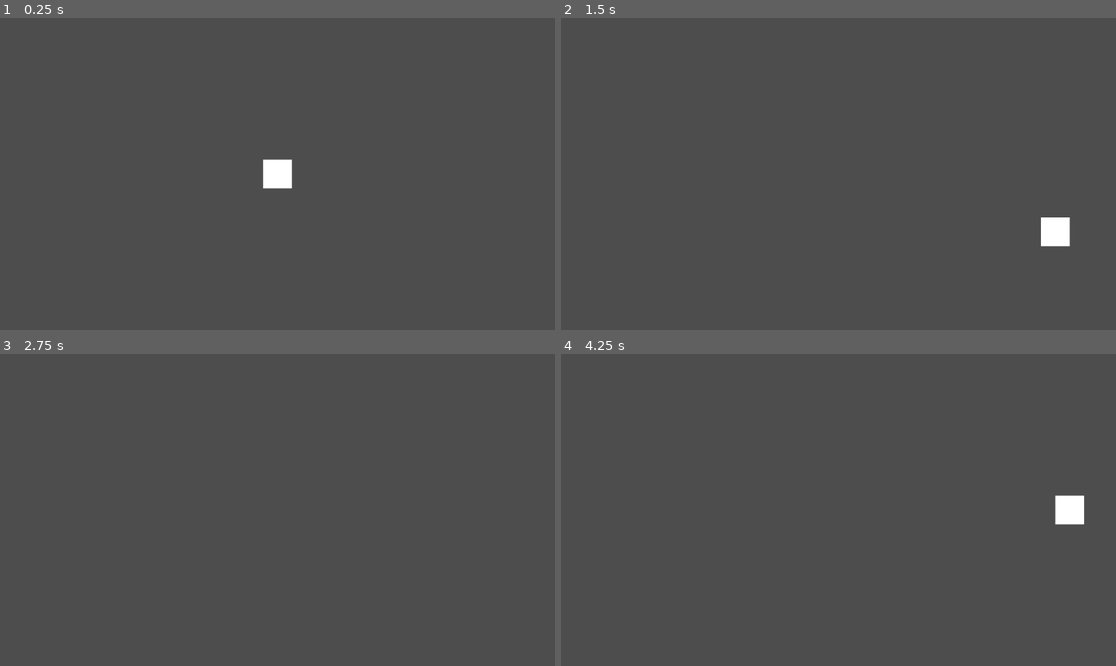
Above: before the commit, frames 1-4 (two rows, left to right).
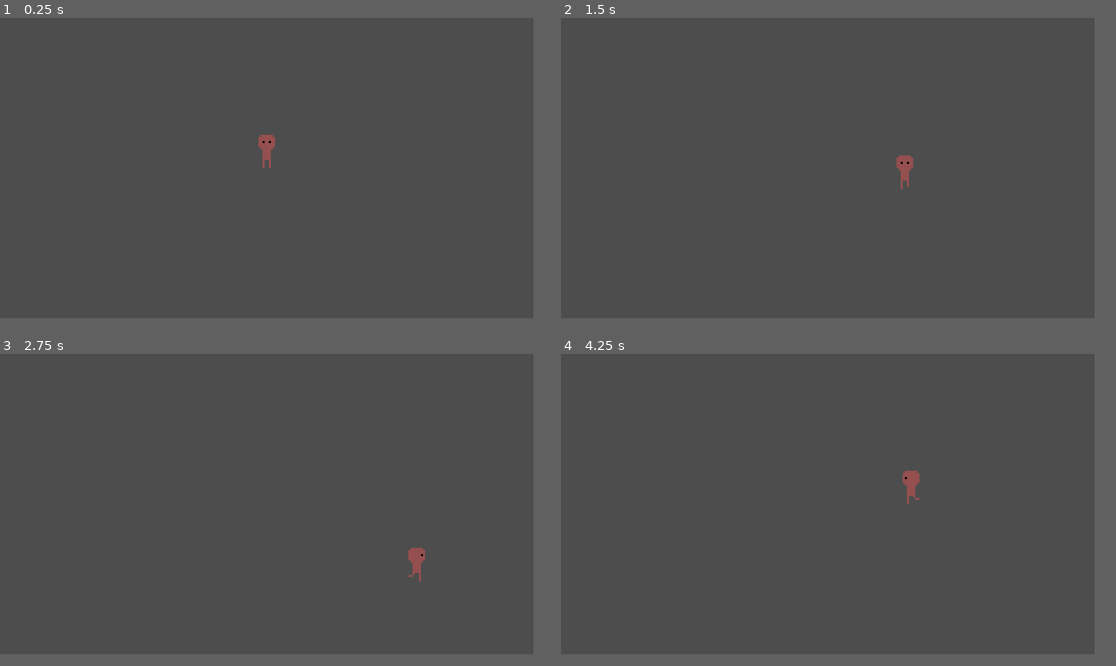
Above: after the commit, the same moments.

Repository: HarryDCheese/team-first-game
Game: Godot game, scene res://scene/world/main.tscn
The game is run twice, just before and just after one commit, with the same random seed, the same clock (stepped at 60 frames per second) and the same inputs. The project has no main scene, so this scene is started directly.
Inputs:
- Up to frame 1 (0.25 s): no input
- Up to frame 2 (1.5 s): tap Enter at 0.5 s; hold Right (move_right, bound only before the commit) 0.53-1.28 s; hold Down (move_down, bound only before the commit) from 1.28 s (still down)
- Up to frame 3 (2.75 s): release Down (move_down, bound only before the commit) at 2.03 s; hold Right (move_right, bound only before the commit) from 2.03 s (still down)
- Up to frame 4 (4.25 s): release Right (move_right, bound only before the commit) at 2.78 s; hold Up (move_up, bound only before the commit) 2.78-3.53 s; hold A (move_left, bound only before the commit) from 3.53 s (still down)
In our replay, the window is 799x449 before the commit and 768x432 after it. These sizes can differ from the game's own. Grey fills any space a smaller window leaves; there, only what the larger window draws over its background counts as a difference.

The runs differ from the first frame. In frame 1, 0.7% of the frame differs, in the area x 46-53%, y 37-55%; in frame 2, 0.7%; in frame 3, 0.2%; in frame 4, 0.7%, in the area x 61-95%, y 37-55%.

Commit message:
Adding Movement Animation and Improve Script
Adding placeholder animation
Changing window size
Streamlining script code
Changing input's name in Project Setting

Diff:
--- a/project.godot
+++ b/project.godot
@@ -14,29 +14,40 @@
 config/features=PackedStringArray("4.5", "Forward Plus")
 config/icon="res://icon.svg"
 
+[display]
+
+window/size/viewport_width=256
+window/size/viewport_height=144
+window/stretch/mode="viewport"
+window/stretch/aspect="expand"
+
 [input]
 
-move_up={
+up={
 "deadzone": 0.2,
 "events": [Object(InputEventKey,"resource_local_to_scene":false,"resource_name":"","device":0,"window_id":0,"alt_presse …(194 unchanged characters)…
 , Object(InputEventKey,"resource_local_to_scene":false,"resource_name":"","device":0,"window_id":0,"alt_pressed":false,"shift_pressed":false,"ctrl_pressed":false,"meta_pressed":false,"pressed":false,"keycode":0,"physical_keycode":87,"key_label":0,"unicode":0,"location":0,"echo":false,"script":null)
 ]
 }
-move_down={
+down={
 "deadzone": 0.2,
 "events": [Object(InputEventKey,"resource_local_to_scene":false,"resource_name":"","device":0,"window_id":0,"alt_presse …(194 unchanged characters)…
 , Object(InputEventKey,"resource_local_to_scene":false,"resource_name":"","device":0,"window_id":0,"alt_pressed":false,"shift_pressed":false,"ctrl_pressed":false,"meta_pressed":false,"pressed":false,"keycode":0,"physical_keycode":83,"key_label":0,"unicode":0,"location":0,"echo":false,"script":null)
 ]
 }
-move_right={
+right={
 "deadzone": 0.2,
 "events": [Object(InputEventKey,"resource_local_to_scene":false,"resource_name":"","device":0,"window_id":0,"alt_presse …(194 unchanged characters)…
 , Object(InputEventKey,"resource_local_to_scene":false,"resource_name":"","device":0,"window_id":0,"alt_pressed":false,"shift_pressed":false,"ctrl_pressed":false,"meta_pressed":false,"pressed":false,"keycode":0,"physical_keycode":68,"key_label":0,"unicode":0,"location":0,"echo":false,"script":null)
 ]
 }
-move_left={
+left={
 "deadzone": 0.2,
 "events": [Object(InputEventKey,"resource_local_to_scene":false,"resource_name":"","device":0,"window_id":0,"alt_presse …(189 unchanged characters)…
 , Object(InputEventKey,"resource_local_to_scene":false,"resource_name":"","device":0,"window_id":0,"alt_pressed":false, …(185 unchanged characters)…
 ]
 }
+
+[rendering]
+
+textures/canvas_textures/default_texture_filter=0
--- a/scene/player/character_body_2d.gd
+++ b/scene/player/character_body_2d.gd
@@ -1,11 +1,35 @@
 extends CharacterBody2D
 
+@onready var animated_sprite_2d: AnimatedSprite2D = $AnimatedSprite2D
 
-@export var speed := 200
+@export var speed := 50
+var input_dir
+var last_dir = "down"
 
 
 func _physics_process(delta: float) -> void:
-	var input_dir = Input.get_vector("move_left","move_right","move_up", "move_down")
+	get_input()
+	handle_movement()
+	handle_animation()
+	move_and_slide()
+
+func handle_animation():
+	if abs(input_dir.x) > abs(input_dir.y):
+		last_dir = "side"
+		animated_sprite_2d.flip_h = input_dir.x < 0
+	else:
+		if input_dir.y > 0:
+			last_dir = "down"
+		elif input_dir.y < 0:
+			last_dir = "up"
+
+	if input_dir == Vector2.ZERO:
+		animated_sprite_2d.play("idle_" + last_dir)
+	elif animated_sprite_2d.animation != last_dir:
+		animated_sprite_2d.play(last_dir)
+
+func get_input():
+	input_dir = Input.get_vector("left","right","up", "down")
+
+func handle_movement():
 	velocity = input_dir * speed
-
-	move_and_slide()
--- a/scene/player/character_body_2d.tscn
+++ b/scene/player/character_body_2d.tscn
@@ -1,17 +1,114 @@
-[gd_scene load_steps=3 format=3 uid="uid://didi6gos24tun"]
+[gd_scene load_steps=14 format=3 uid="uid://didi6gos24tun"]
 
 [ext_resource type="Script" uid="uid://cacglcjkkiuv6" path="res://scene/player/character_body_2d.gd" id="1_uvqrg"]
+[ext_resource type="Texture2D" uid="uid://bgixlqvi15ui8" path="res://scene/player/Player_SpriteSheet.png" id="2_dorux"]
 
-[sub_resource type="RectangleShape2D" id="RectangleShape2D_fpbkd"]
+[sub_resource type="CircleShape2D" id="CircleShape2D_vxvf7"]
+
+[sub_resource type="AtlasTexture" id="AtlasTexture_j6a40"]
+atlas = ExtResource("2_dorux")
+region = Rect2(16, 0, 16, 16)
+
+[sub_resource type="AtlasTexture" id="AtlasTexture_ov1nj"]
+atlas = ExtResource("2_dorux")
+region = Rect2(32, 0, 16, 16)
+
+[sub_resource type="AtlasTexture" id="AtlasTexture_dorux"]
+atlas = ExtResource("2_dorux")
+region = Rect2(0, 0, 16, 16)
+
+[sub_resource type="AtlasTexture" id="AtlasTexture_vxvf7"]
+atlas = ExtResource("2_dorux")
+region = Rect2(0, 32, 16, 16)
+
+[sub_resource type="AtlasTexture" id="AtlasTexture_lrjex"]
+atlas = ExtResource("2_dorux")
+region = Rect2(0, 16, 16, 16)
+
+[sub_resource type="AtlasTexture" id="AtlasTexture_30p5r"]
+atlas = ExtResource("2_dorux")
+region = Rect2(0, 32, 16, 16)
+
+[sub_resource type="AtlasTexture" id="AtlasTexture_fhr4h"]
+atlas = ExtResource("2_dorux")
+region = Rect2(16, 32, 16, 16)
+
+[sub_resource type="AtlasTexture" id="AtlasTexture_e68h0"]
+atlas = ExtResource("2_dorux")
+region = Rect2(16, 16, 16, 16)
+
+[sub_resource type="AtlasTexture" id="AtlasTexture_5rrmn"]
+atlas = ExtResource("2_dorux")
+region = Rect2(32, 16, 16, 16)
+
+[sub_resource type="SpriteFrames" id="SpriteFrames_32h0c"]
+animations = [{
+"frames": [{
+"duration": 1.0,
+"texture": SubResource("AtlasTexture_j6a40")
+}, {
+"duration": 1.0,
+"texture": SubResource("AtlasTexture_ov1nj")
+}],
+"loop": true,
+"name": &"down",
+"speed": 5.0
+}, {
+"frames": [{
+"duration": 1.0,
+"texture": SubResource("AtlasTexture_dorux")
+}],
+"loop": true,
+"name": &"idle_down",
+"speed": 5.0
+}, {
+"frames": [{
+"duration": 1.0,
+"texture": SubResource("AtlasTexture_vxvf7")
+}],
+"loop": true,
+"name": &"idle_side",
+"speed": 5.0
+}, {
+"frames": [{
+"duration": 1.0,
+"texture": SubResource("AtlasTexture_lrjex")
+}],
+"loop": true,
+"name": &"idle_up",
+"speed": 5.0
+}, {
+"frames": [{
+"duration": 1.0,
+"texture": SubResource("AtlasTexture_30p5r")
+}, {
+"duration": 1.0,
+"texture": SubResource("AtlasTexture_fhr4h")
+}],
+"loop": true,
+"name": &"side",
+"speed": 5.0
+}, {
+"frames": [{
+"duration": 1.0,
+"texture": SubResource("AtlasTexture_e68h0")
+}, {
+"duration": 1.0,
+"texture": SubResource("AtlasTexture_5rrmn")
+}],
+"loop": true,
+"name": &"up",
+"speed": 5.0
+}]
 
 [node name="CharacterBody2D" type="CharacterBody2D"]
 script = ExtResource("1_uvqrg")
 
-[node name="ColorRect" type="ColorRect" parent="."]
-offset_left = -10.0
-offset_top = -10.0
-offset_right = 10.0
-offset_bottom = 10.0
+[node name="CollisionShape2D" type="CollisionShape2D" parent="."]
+shape = SubResource("CircleShape2D_vxvf7")
 
-[node name="CollisionShape2D" type="CollisionShape2D" parent="."]
-shape = SubResource("RectangleShape2D_fpbkd")
+[node name="AnimatedSprite2D" type="AnimatedSprite2D" parent="."]
+position = Vector2(0, -8)
+sprite_frames = SubResource("SpriteFrames_32h0c")
+animation = &"idle_up"
+frame_progress = 0.6141316
--- a/scene/world/main.tscn
+++ b/scene/world/main.tscn
@@ -7,4 +7,3 @@
 [node name="CharacterBody2D" parent="." instance=ExtResource("1_xlujl")]
 
 [node name="Camera2D" type="Camera2D" parent="."]
-zoom = Vector2(3, 3)
